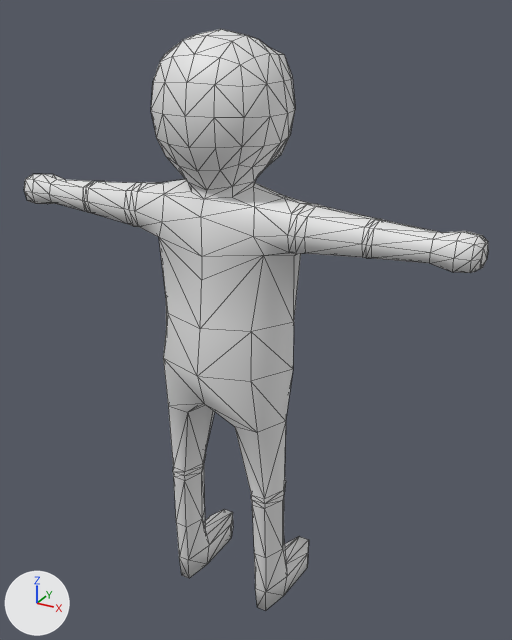
What one commit did to the glTF model imports/v1.gltf.
Camera for both pictures: a 50 mm lens placed at (1.58, -2.63, 2.9), pointed at (0.09, 0.09, 1.54). The axes (+X, +Y, +Z) are drawn at lower left. The lights are the same throughout. Mesh edges are drawn as thin lines. Vertices at the same position are counted once.
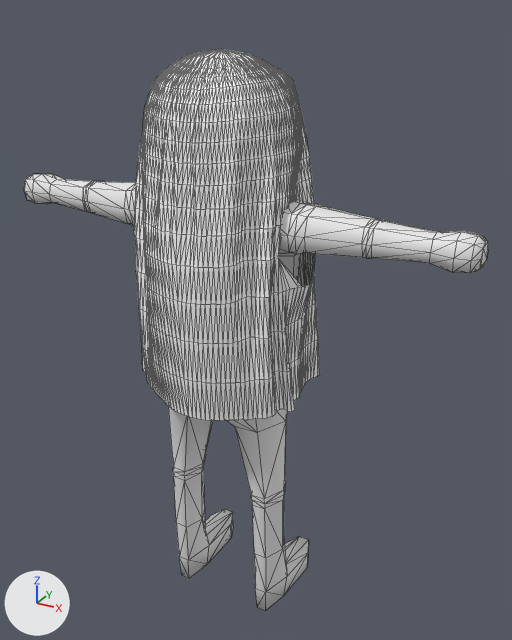
Where the newer file only moved an object's origin or applied its transform, the numbers keep the older frame.

Pixel boxes (x1, y1, x2, y2) of what changed, in the pictures (512 x 640 px; the box of a moved part takes in the faces that stretch with it):
'Cube', reshaped: before (24, 29, 488, 611); after (24, 174, 488, 611)
'Veil', added: after (134, 49, 320, 421)
part 1 of me_mesh, moved or reshaped (not visible afterwards): before (151, 29, 295, 199)

What changed in the scene script:
```text
Add mat_defaultmaterial:
    mat_defaultmaterial = bpy.data.materials.new('DefaultMaterial')
    mat_defaultmaterial.use_nodes = True; mat_defaultmaterial.node_tree.nodes.clear()
    _N = mat_defaultmaterial.node_tree.nodes; _L = mat_defaultmaterial.node_tree.links
    n0 = _N.new('ShaderNodeOutputMaterial'); n0.name = 'Material Output'
    n1 = _N.new('ShaderNodeBsdfPrincipled'); n1.name = 'Principled BSDF'
    n2 = _N.new('ShaderNodeVertexColor'); n2.name = 'Color Attribute'
    _L.new(n1.outputs[0], n0.inputs[0])  # 'BSDF' to 'Surface'
    _L.new(n2.outputs[0], n1.inputs[0])  # 'Color' to 'Base Color'
Change me_mesh:
    used by ob_cube; location = (0.0, 0.007, 1.212)
    remove me_mesh.from_pydata(...)  # 406 vertices, 808 faces; spans x -1.12..1.12, y -0.32..0.35, z -1.22..1.62
    add me_mesh.from_pydata(...)  # 406 vertices, 808 faces; spans x -1.12..1.12, y -0.31..0.35, z -1.22..1.54
    me_mesh part 1: 97 of the vertices in x -0.3..0.3, y -0.32..0.23, z 1.0..1.62 are scaled about their middle by 0.86, then moved by (0.0, 0.0, -0.03)
Add me_veilmesh:
    me_veilmesh.from_pydata(...)  # 1937 vertices, 3706 faces; spans x -0.43..0.43, y -0.42..0.35, z 0.02..1.55
    me_veilmesh.materials.append(mat_defaultmaterial)
Add ob_veil:
    ob_veil = bpy.data.objects.new('Veil', me_veilmesh)
    ob_veil.location = (0.0, 0.0, 1.209)
```
